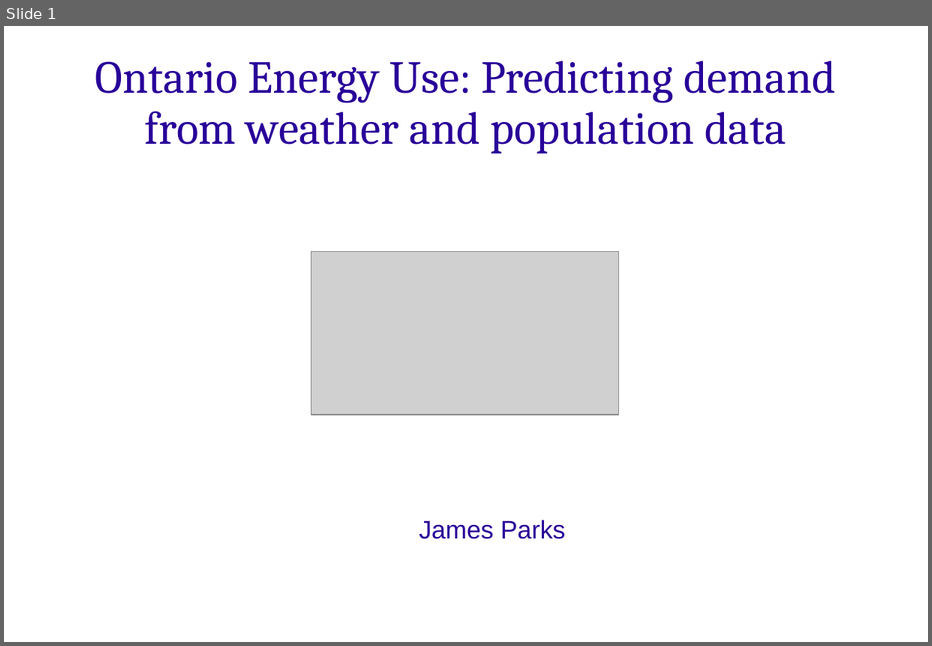
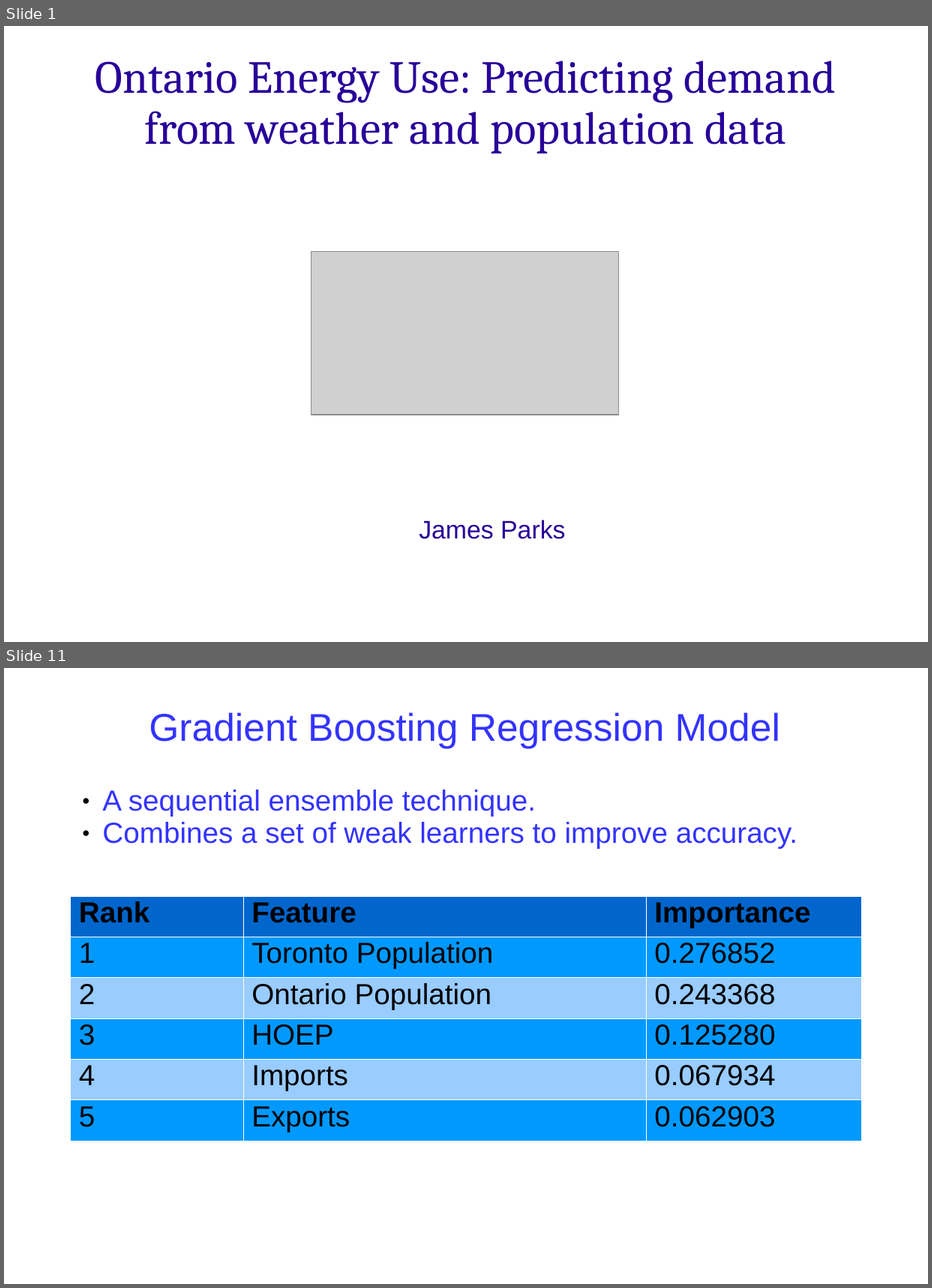
Before and after one commit to james-parks/Project2, a slide deck: capstone_project_presentation_energy.ppt. Shown one above the other, each under a label of ours: slide 1 before the commit, slides 1 and 11 after it; the slides between them are not shown. The pictures are 932x646 and 932x1288 pixels, drawn with LibreOffice and Linux fonts; fonts in the diff are those of the drawing; grey boxes stand for pictures; background and template pictures are left out. Boxes give left, top, right and bottom in pixels: in the first picture for what was removed or moved away, otherwise in the second. Text is boxed around its words. In the diff, an @@ line names an element or a change of style, - is before the commit and + after.

```diff
--- a/capstone_project_presentation_energy.ppt
+++ b/capstone_project_presentation_energy.ppt
@@ slide 11 added at [4, 668, 928, 1284], background picture (left out) @@
@@ text added at [149, 712, 780, 748], 32 pt, text #3333FF @@
+Gradient Boosting Regression Model
@@ text added at [102, 790, 798, 849], 24 pt, text #3333FF @@
+● A sequential ensemble technique.
+● Combines a set of weak learners to improve accuracy.
@@ table added at [70, 896, 861, 1134], 6 rows, 3 columns @@
+Rank | Feature | Importance
+1 | Toronto Population | 0.276852
+2 | Ontario Population | 0.243368
+3 | HOEP | 0.125280
+4 | Imports | 0.067934
+5 | Exports | 0.062903
```
Also in this commit, not shown: 1 slide changed, 9 other slides added, 12 slides removed, 2 other files.
